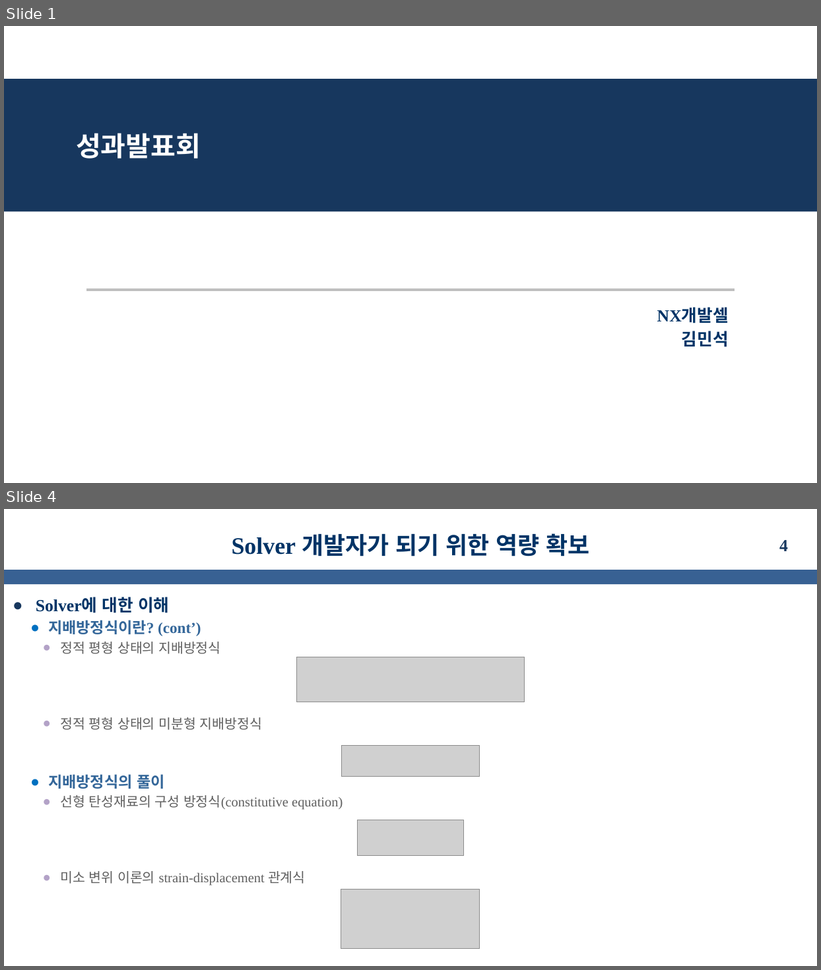
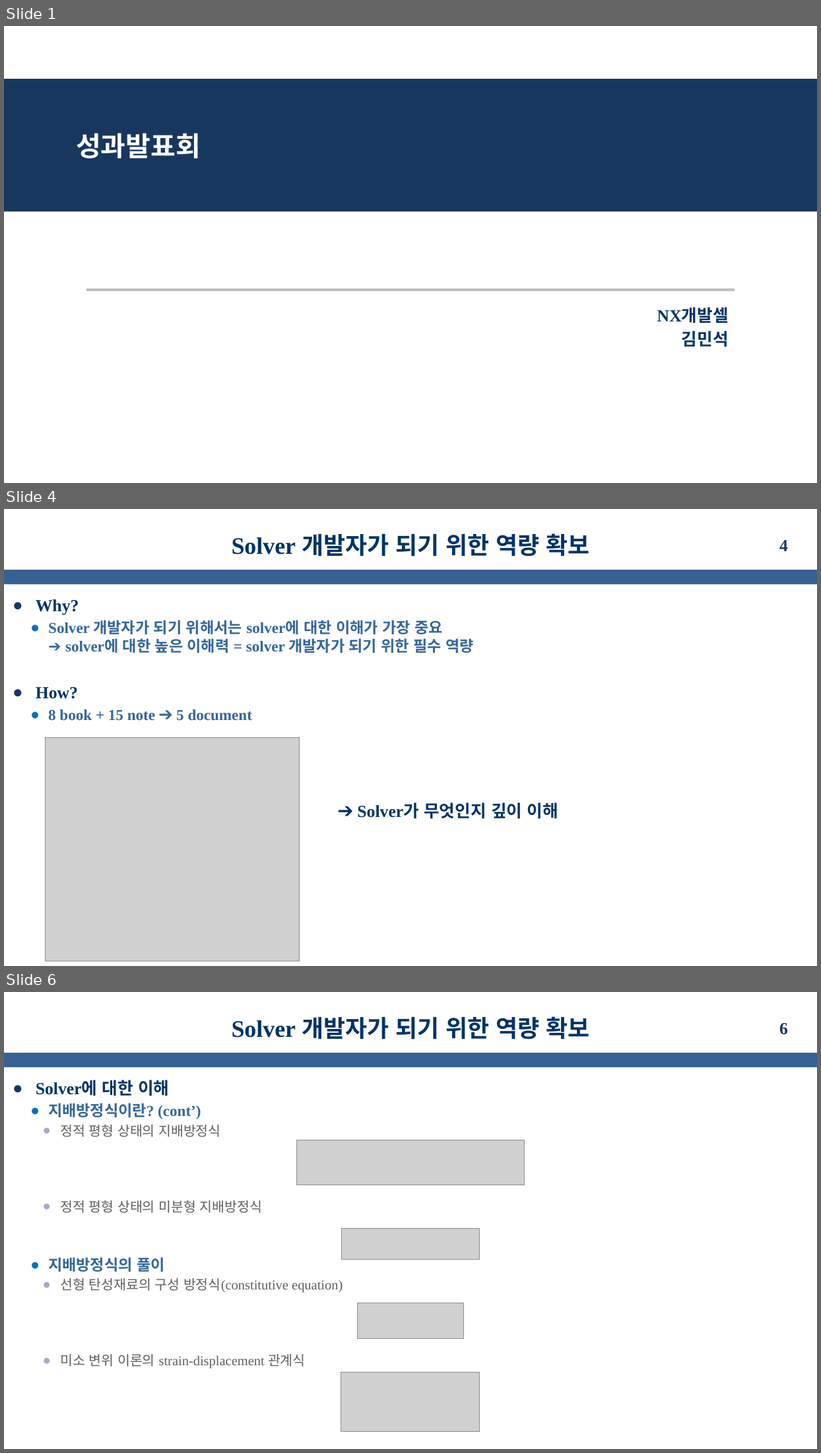
Before and after one commit to kms0523/Study, a slide deck: 발표자료/성과발표(중간).pptx. Shown one above the other, each under a label of ours: slides 1 and 4 before the commit, slides 1, 4 and 6 after it; the slides between them are not shown. The pictures are 821x970 and 821x1453 pixels, drawn with LibreOffice and Linux fonts; fonts in the diff are those of the drawing; grey boxes stand for pictures; background and template pictures are left out. Boxes give left, top, right and bottom in pixels: in the first picture for what was removed or moved away, otherwise in the second. Text is boxed around its words. In the diff, an @@ line names an element or a change of style, - is before the commit and + after.

```diff
--- a/발표자료/성과발표(중간).pptx
+++ b/발표자료/성과발표(중간).pptx
@@ slide 4 added at (4, 509, 817, 966), background #FFFFFF; not listed: 1 template element that a slide beside it also shows @@
@@ title added at (232, 533, 589, 557), 28 pt, text #003366, bold @@
+Solver 개발자가 되기 위한 역량 확보
@@ page number added at (780, 540, 788, 551), 20 pt, text #17375E, bold @@
+4
@@ text added at (36, 599, 475, 721), 18 pt, text #336699, bold @@
+● Why?
+  ● Solver 개발자가 되기 위해서는 solver에 대한 이해가 가장 중요
+    ➔ solver에 대한 높은 이해력 = solver 개발자가 되기 위한 필수 역량
+● How?
+  ● 8 book + 15 note ➔ 5 document
@@ picture added at (45, 738, 299, 962) @@
@@ text added at (424, 803, 558, 819), 20 pt, text #003366, bold @@
+➔ Solver가 무엇인지 깊이 이해
@@ what was slide 4 is now slide 6 @@
@@ page number at (780, 1023, 788, 1035): text changed @@
-4
+6
```
Also in this commit, not shown: 5 slides changed, 6 other slides added, 2 slides removed, 8 other files.
